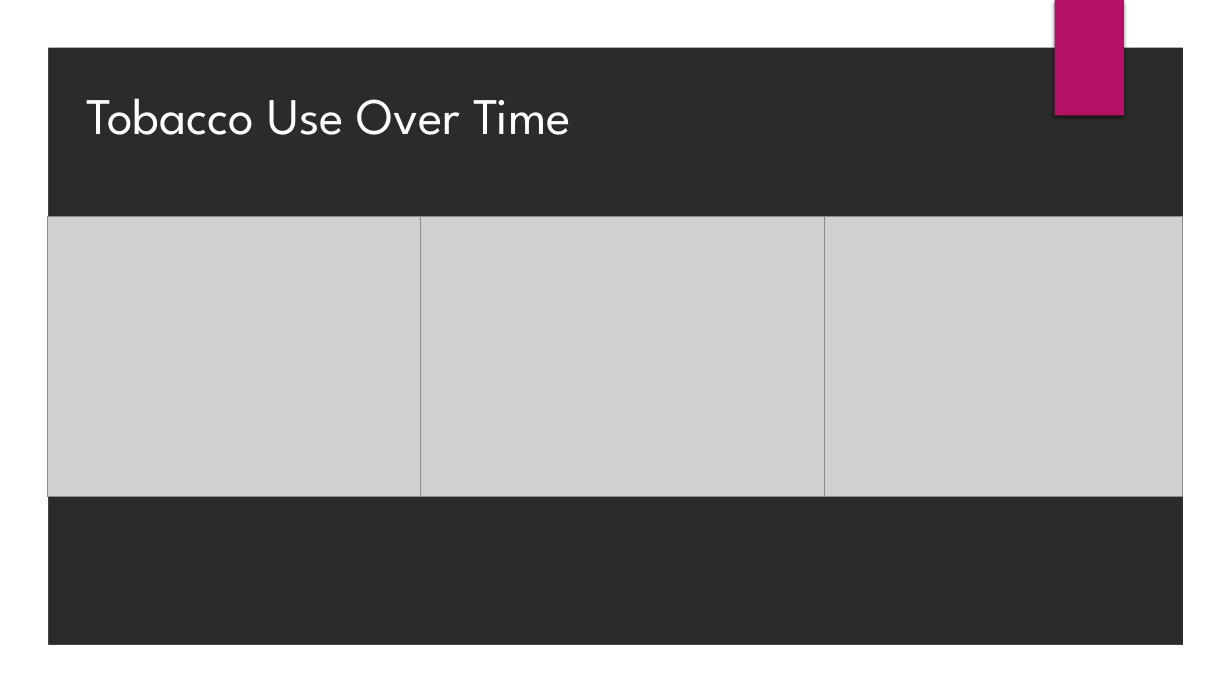
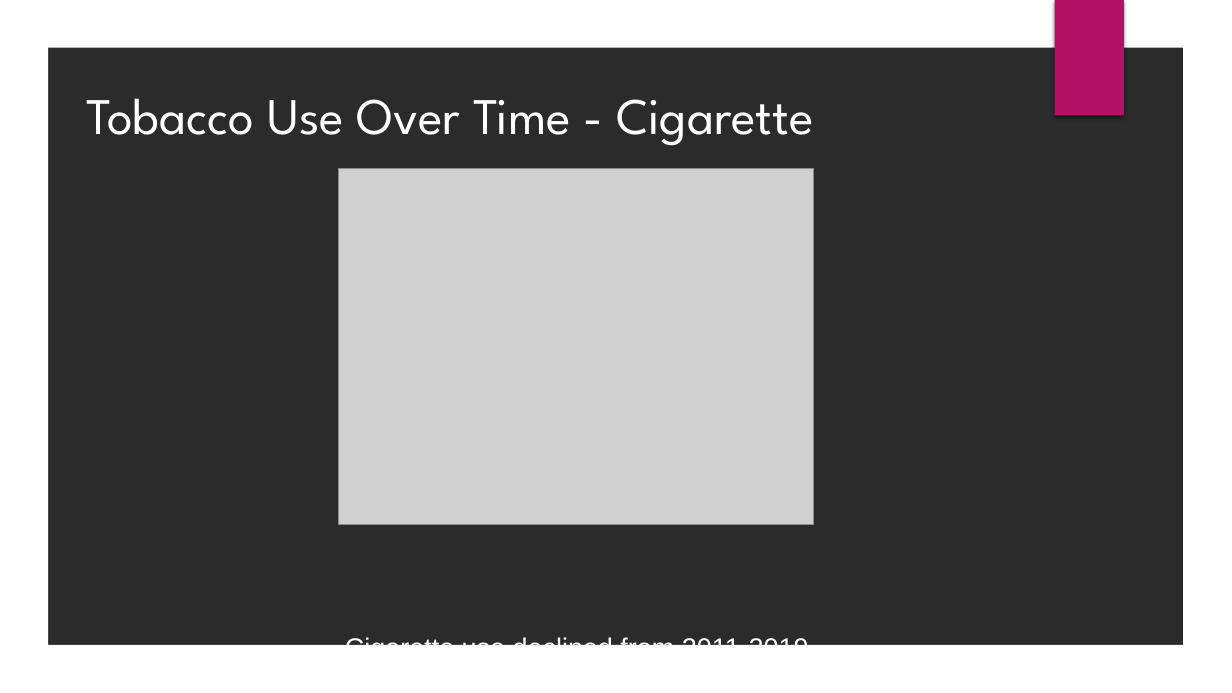
Before and after one commit to nickmille96/Project-1, a slide deck: slide 5 of Analysis of Tobacco UsePres.pptx. Drawn at 1232x693 pixels with LibreOffice and Linux fonts; fonts in the diff are those of the drawing; grey boxes stand for pictures; background and template pictures are left out; a plain dark background stands for a picture behind light text. Boxes give left, top, right and bottom in pixels: in the first picture for what was removed or moved away, otherwise in the second. Text is boxed around its words. In the diff, an @@ line names an element or a change of style, - is before the commit and + after.

```diff
--- a/Analysis of Tobacco UsePres.pptx
+++ b/Analysis of Tobacco UsePres.pptx
@@ text at box(86, 98, 813, 146): text changed @@
-Tobacco Use Over Time
+Tobacco Use Over Time - Cigarette
@@ picture: place and size @@
-picture at box(47, 216, 421, 496)
+picture at box(338, 168, 813, 525)
@@ picture removed at box(421, 216, 824, 496) @@
@@ picture removed at box(824, 216, 1183, 496) @@
@@ text added at box(345, 636, 816, 645), 21 pt, text #FFFFFF @@
+Cigarette use declined from 2011-2019.
```
Also in this commit, not shown: 1 other slide changed, 1 slide added.
